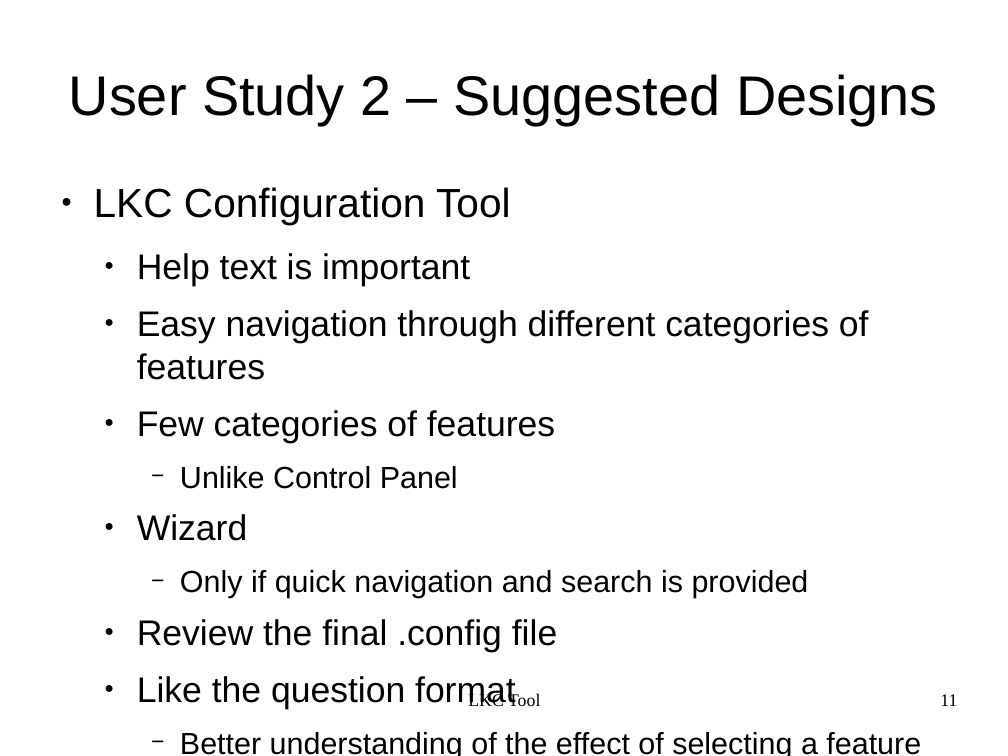
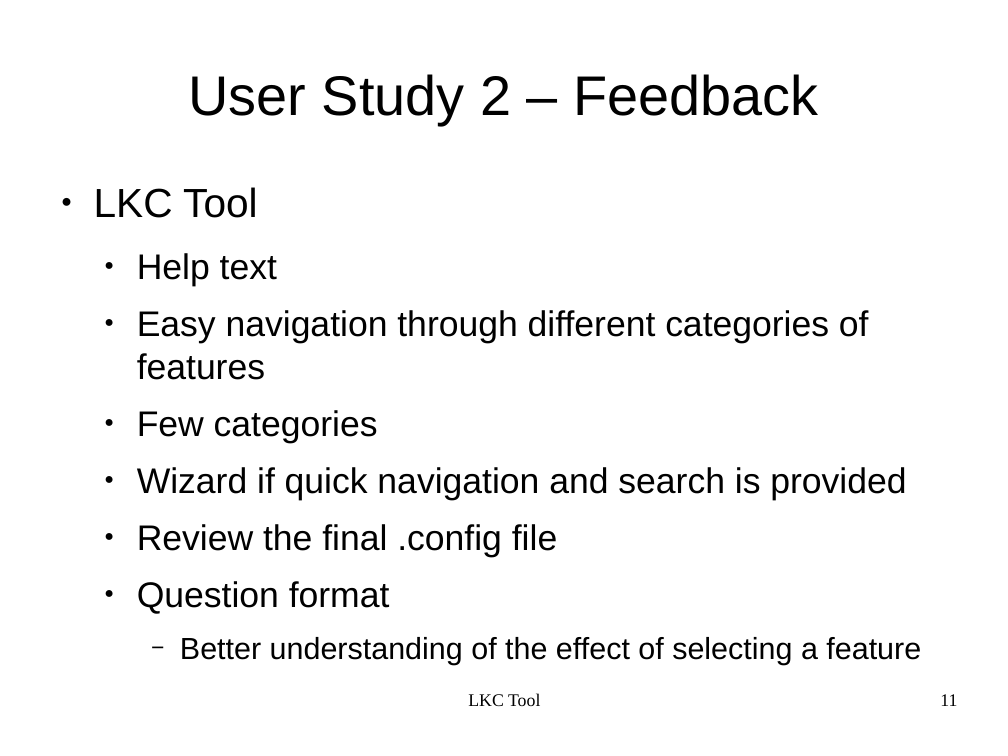
Before and after one commit to kbak/lkc, a slide deck: slide 11 of presentation/lkc.odp. Drawn at 1008x756 pixels with LibreOffice and Linux fonts; fonts in the diff are those of the drawing. Boxes give left, top, right and bottom in pixels: in the first picture for what was removed or moved away, otherwise in the second. Text is boxed around its words. In the diff, an @@ line names an element or a change of style, - is before the commit and + after.

```diff
--- a/presentation/lkc.odp
+++ b/presentation/lkc.odp
@@ title at [188,74,818,125]: text changed @@
-User Study 2 – Suggested Designs
+User Study 2 – Feedback
@@ text at [94,187,277,286]: text changed; size 32 to 28 pt @@
-● LKC Configuration Tool
-  ● Help text is important
+● LKC Tool
+  ● Help text
@@ text at [137,410,906,500]: text changed; size 24 to 28 pt @@
-  ● Few categories of features
-    − Unlike Control Panel
-  ● Wizard
-    − Only if quick navigation and search is provided
+  ● Few categories
+  ● Wizard if quick navigation and search is provided
@@ text at [137,581,390,614]: text changed @@
-  ● Like the question format
+  ● Question format
```
Also in this commit, not shown: 15 other slides changed, 3 slides added.
